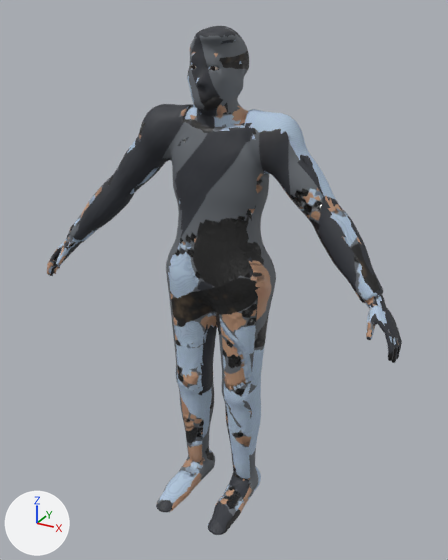
The glTF model assets/models/npc/ped_office.glb, before and after one commit.
Before and after are seen from a 50 mm lens placed at (0.965, -1.717, 1.756), pointed at (0.026, -0.011, 0.902). The lights are fixed; the arrows at lower left show +X, +Y and +Z. The older version comes first. Vertices at exactly the same position are counted once.

The first picture shows 'Body' and 1 more.
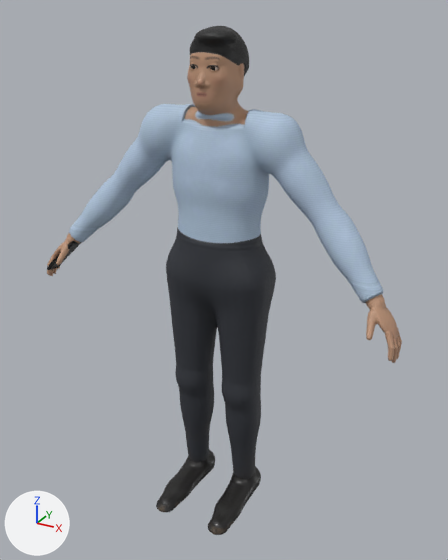
Pixel boxes [x1, y1, x2, y2] of what changed, in the pictures (448 x 560 px; the box of a moved part takes in the faces that stretch with it):
part 1 of me_ped_office_body, moved or reshaped
    both: [169, 41, 396, 363]
part 2 of me_ped_office_body, moved or reshaped
    before: [52, 241, 82, 267]
    after: [52, 242, 81, 267]
part 3 of me_ped_office_body, moved or reshaped
    before: [216, 499, 226, 513]
    after: [216, 500, 226, 513]
part 4 of me_ped_office_body, surface changed
    both: [47, 26, 402, 535]

The change, as a list of edits to the scene's bpy script:
```text
Change me_ped_office_body:
    where me_ped_office_body.from_pydata(...)  # 7488 vertices, 15000 faces; spans x -0.66..0.66, y -0.25..0.15, z -0.01..1.71
    used by ob_body; location = (0.0, 0.0, 0.0)
    me_ped_office_body part 1: 38 vertices moved within x -0.08..0.65, y -0.15..0.06, z 0.83..1.66; 36 vertices removed from x -0.15..0.65, y -0.15..0.09, z 0.84..1.62; 41 vertices added at x -0.14..0.65, y -0.15..0.09, z 0.85..1.61
    me_ped_office_body part 2: 9 vertices moved within x -0.63..-0.56, y -0.15..-0.05, z 0.87..0.95; 16 vertices removed from x -0.63..-0.55, y -0.15..-0.05, z 0.88..0.96; 12 vertices added at x -0.62..-0.55, y -0.15..-0.06, z 0.88..0.95
    me_ped_office_body part 3: 1 vertex moved within x 0.09, y -0.15, z 0.05; 1 vertex removed from x 0.09, y -0.16, z 0.05
    me_ped_office_body part 4: 14425 kept faces spanning x -0.66..0.66, y -0.25..0.15, z -0.01..1.71 get new texture (UV) coordinates
```
